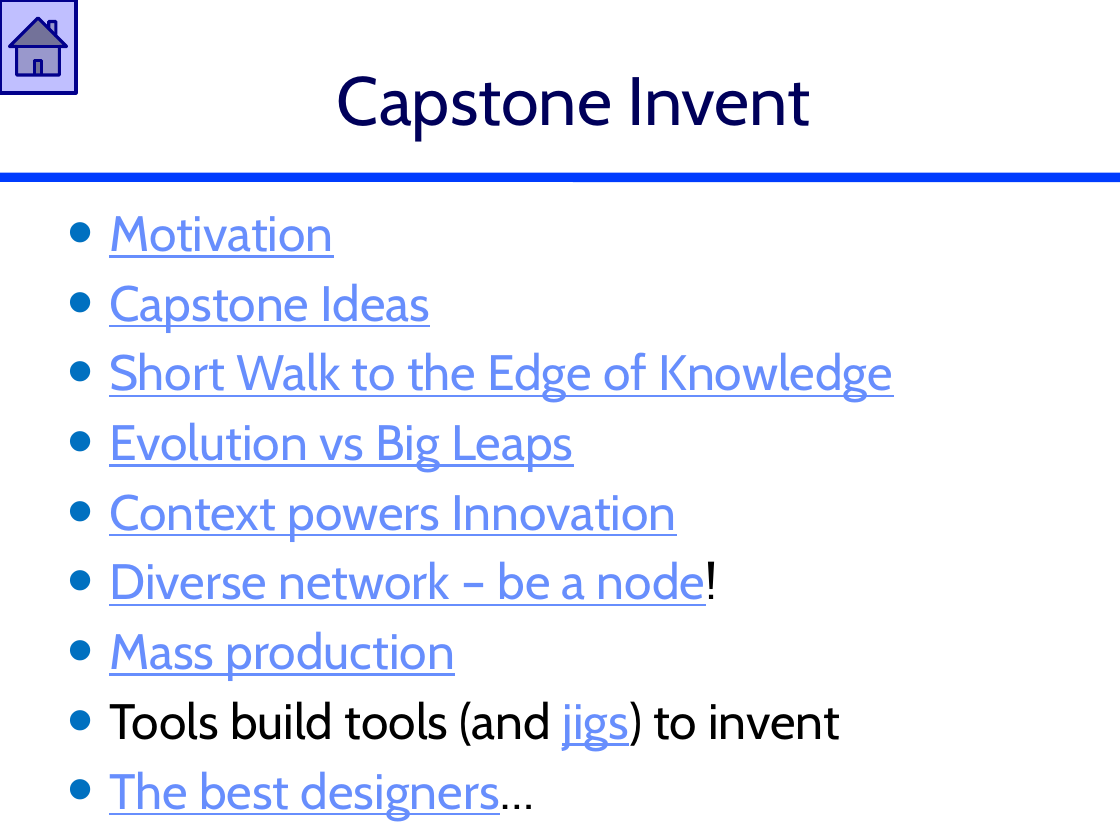
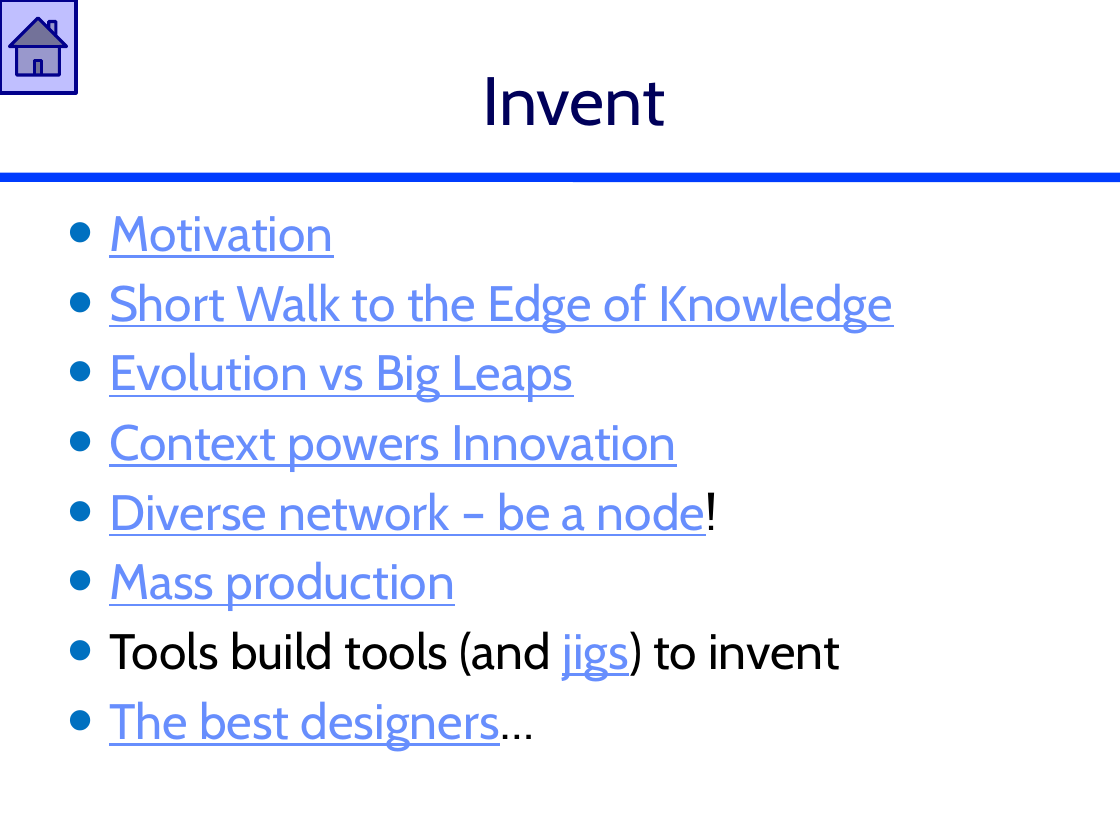
Before and after one commit to AguaClara/SWOT, a slide deck: slide 1 of Lectures/In Class/Design Reflections.pptx. Drawn at 1120x840 pixels with LibreOffice and Linux fonts; fonts in the diff are those of the drawing. Boxes give left, top, right and bottom in pixels: in the first picture for what was removed or moved away, otherwise in the second. Text is boxed around its words. In the diff, an @@ line names an element or a change of style, - is before the commit and + after.

```diff
--- a/Lectures/In Class/Design Reflections.pptx
+++ b/Lectures/In Class/Design Reflections.pptx
@@ title at box(482, 77, 665, 126): text changed @@
-Capstone Invent
+Invent
@@ text at box(109, 283, 431, 331): paragraph removed @@
-• Capstone Ideas
```
Also in this commit, not shown: 8 other slides changed, 4 slides removed, 1 other file.
